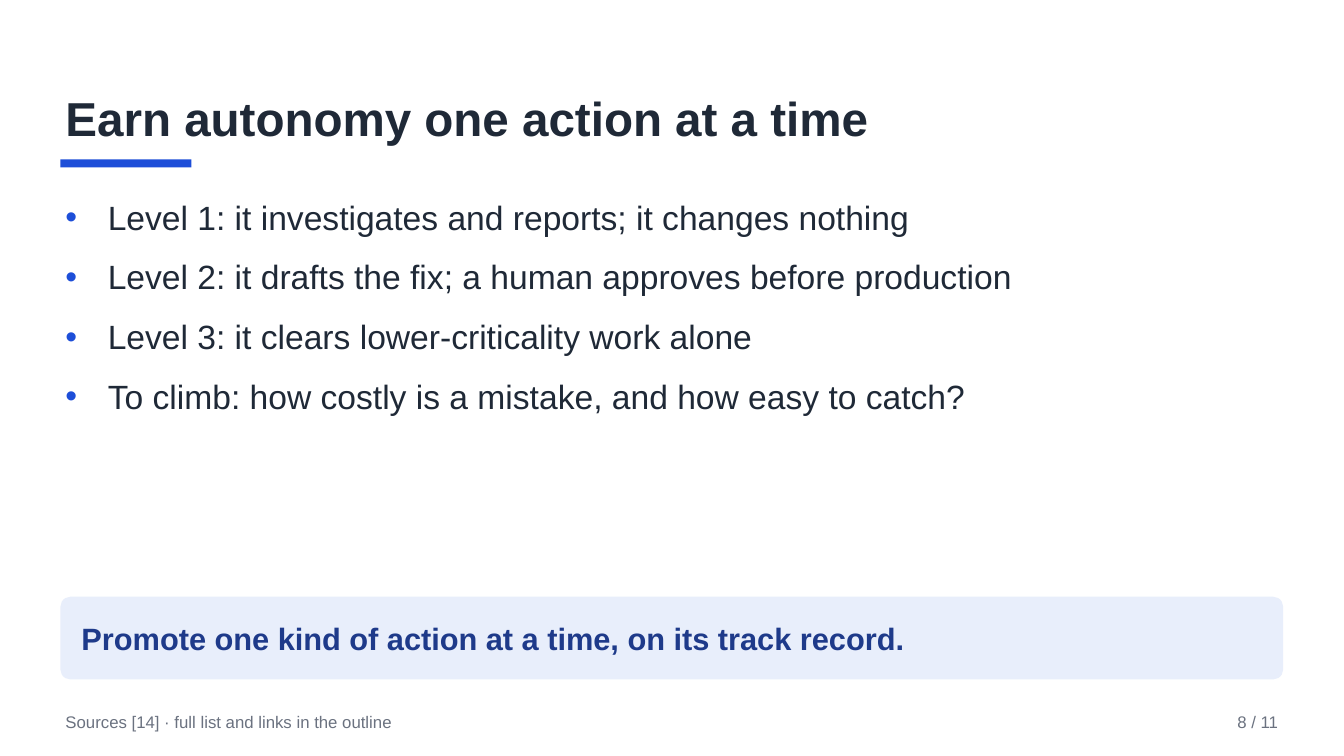
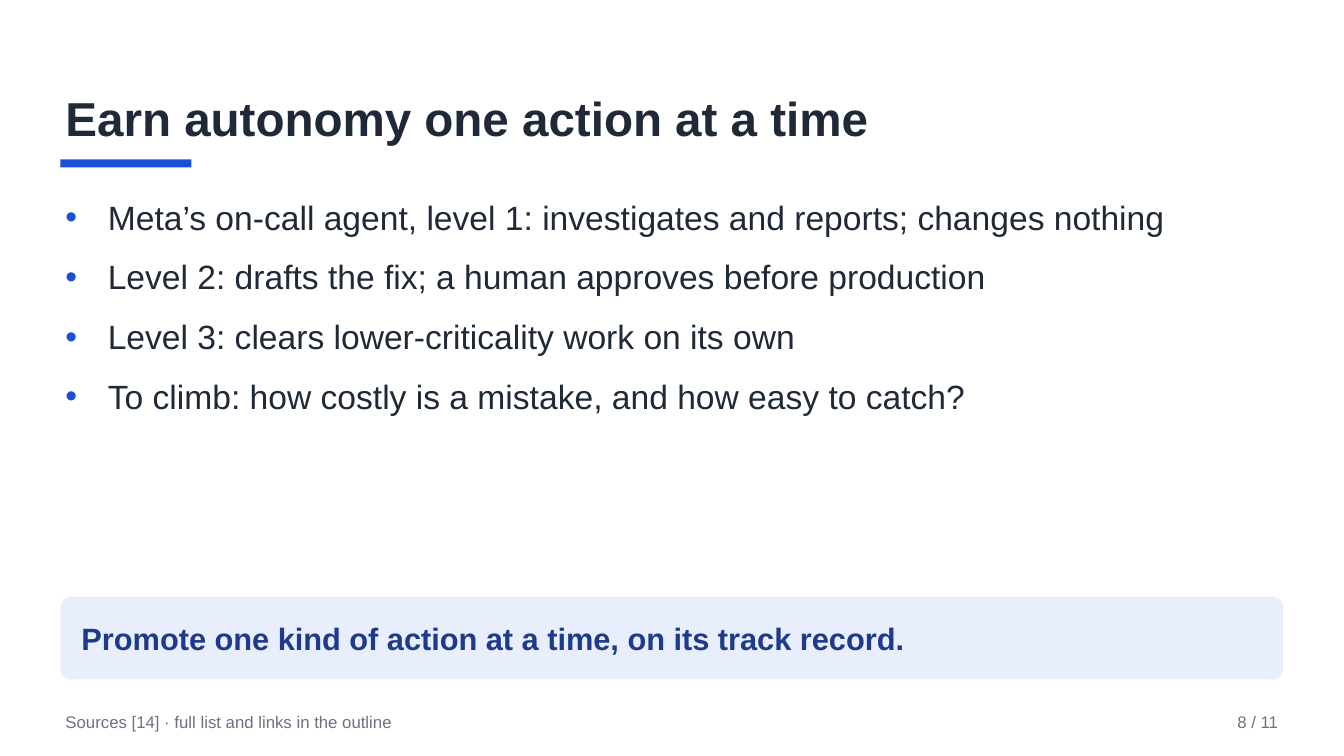
Before and after one commit to AnilKerai/applied-ai-handbook, a slide deck: slide 8 of 4-build/talk-working-with-coding-agents.pptx. Drawn at 1344x756 pixels with LibreOffice and Linux fonts; fonts in the diff are those of the drawing. Boxes give left, top, right and bottom in pixels: in the first picture for what was removed or moved away, otherwise in the second. Text is boxed around its words. In the diff, an @@ line names an element or a change of style, - is before the commit and + after.

Commit message:
Talks: working with coding agents, review fixes

```diff
--- a/4-build/talk-working-with-coding-agents.pptx
+++ b/4-build/talk-working-with-coding-agents.pptx
@@ text at (108, 205, 1164, 356): text changed @@
-• Level 1: it investigates and reports; it changes nothing
-• Level 2: it drafts the fix; a human approves before production
-• Level 3: it clears lower-criticality work alone
+• Meta’s on-call agent, level 1: investigates and reports; changes nothing
+• Level 2: drafts the fix; a human approves before production
+• Level 3: clears lower-criticality work on its own
```
Also in this commit, not shown: 6 other slides changed, 1 other file.
